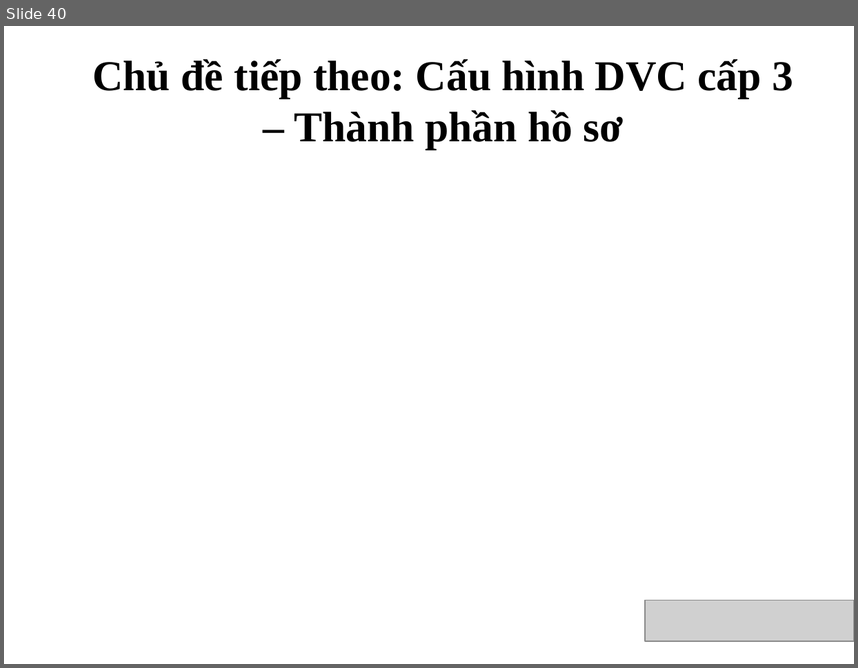
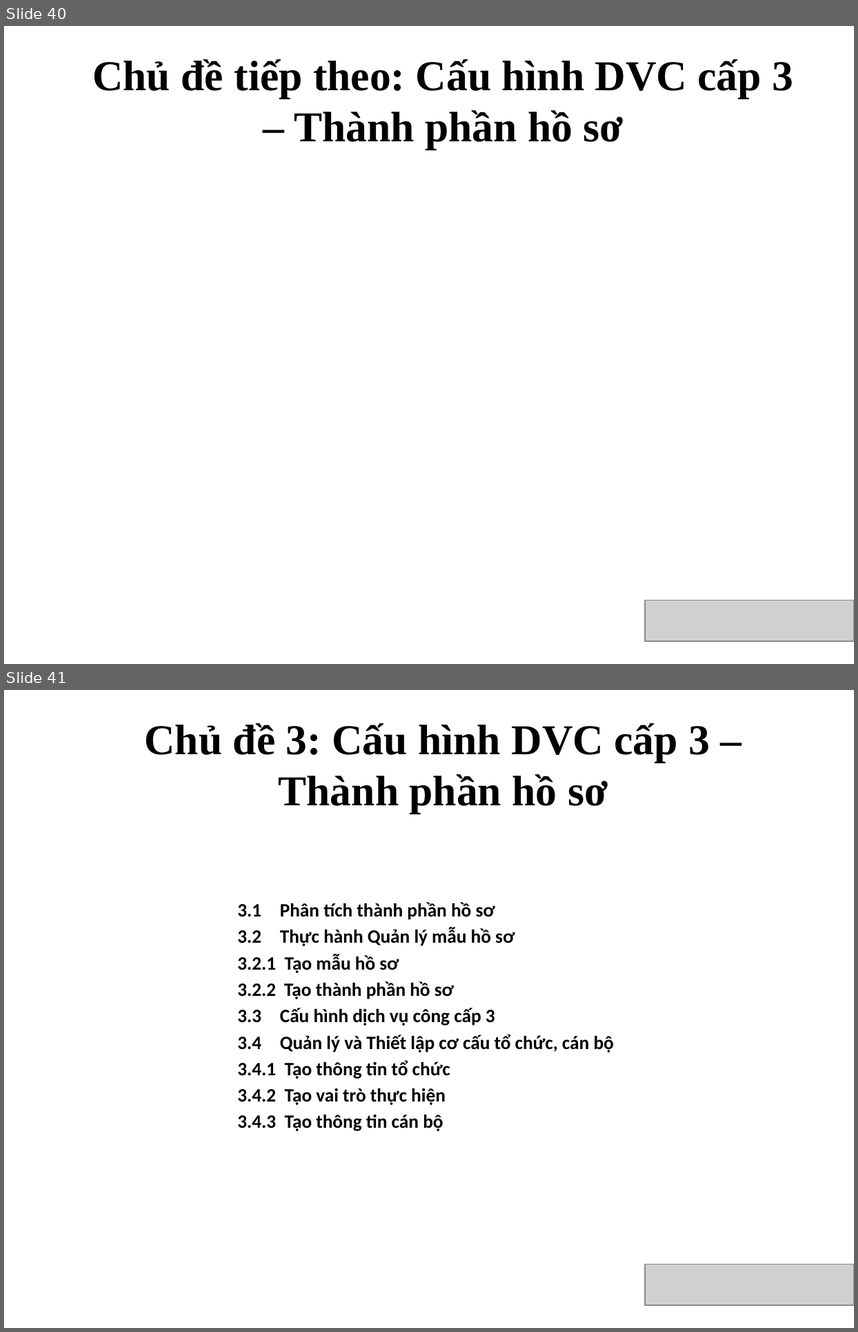
Before and after one commit to VietOpenCPS/training, a slide deck: 082016_Conference_OpenCPS_details.pptx. Shown one above the other, each under a label of ours: slide 40 before the commit, slides 40 and 41 after it. The pictures are 858x668 and 858x1332 pixels, drawn with LibreOffice and Linux fonts; fonts in the diff are those of the drawing; grey boxes stand for pictures; background and template pictures are left out. Boxes give left, top, right and bottom in pixels: in the first picture for what was removed or moved away, otherwise in the second. Text is boxed around its words. In the diff, an @@ line names an element or a change of style, - is before the commit and + after.

```diff
--- a/082016_Conference_OpenCPS_details.pptx
+++ b/082016_Conference_OpenCPS_details.pptx
@@ slide 41 added at [4, 690, 854, 1328], background picture (left out) @@
@@ text added at [144, 723, 710, 814], 36 pt, text #000000, bold @@
+Chủ đề 3: Cấu hình DVC cấp 3 – Thành phần hồ sơ
@@ text added at [237, 902, 614, 1131], 16 pt, text #000000, bold @@
+3.1 Phân tích thành phần hồ sơ
+3.2 Thực hành Quản lý mẫu hồ sơ
+3.2.1 Tạo mẫu hồ sơ
+3.2.2 Tạo thành phần hồ sơ
+3.3 Cấu hình dịch vụ công cấp 3
+3.4 Quản lý và Thiết lập cơ cấu tổ chức, cán bộ
+3.4.1 Tạo thông tin tổ chức
+3.4.2 Tạo vai trò thực hiện
+3.4.3 Tạo thông tin cán bộ
@@ picture added at [645, 1264, 854, 1305] @@
```
Also in this commit, not shown: 20 other slides added.
